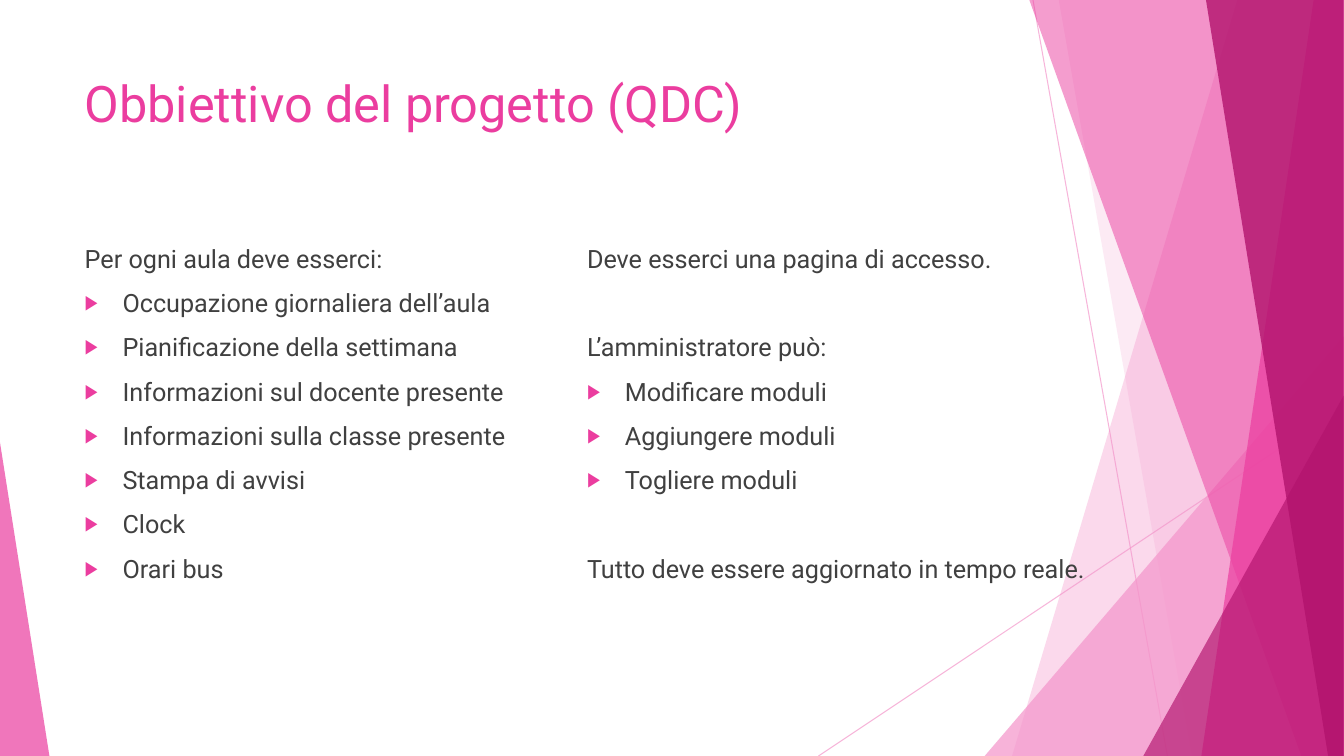
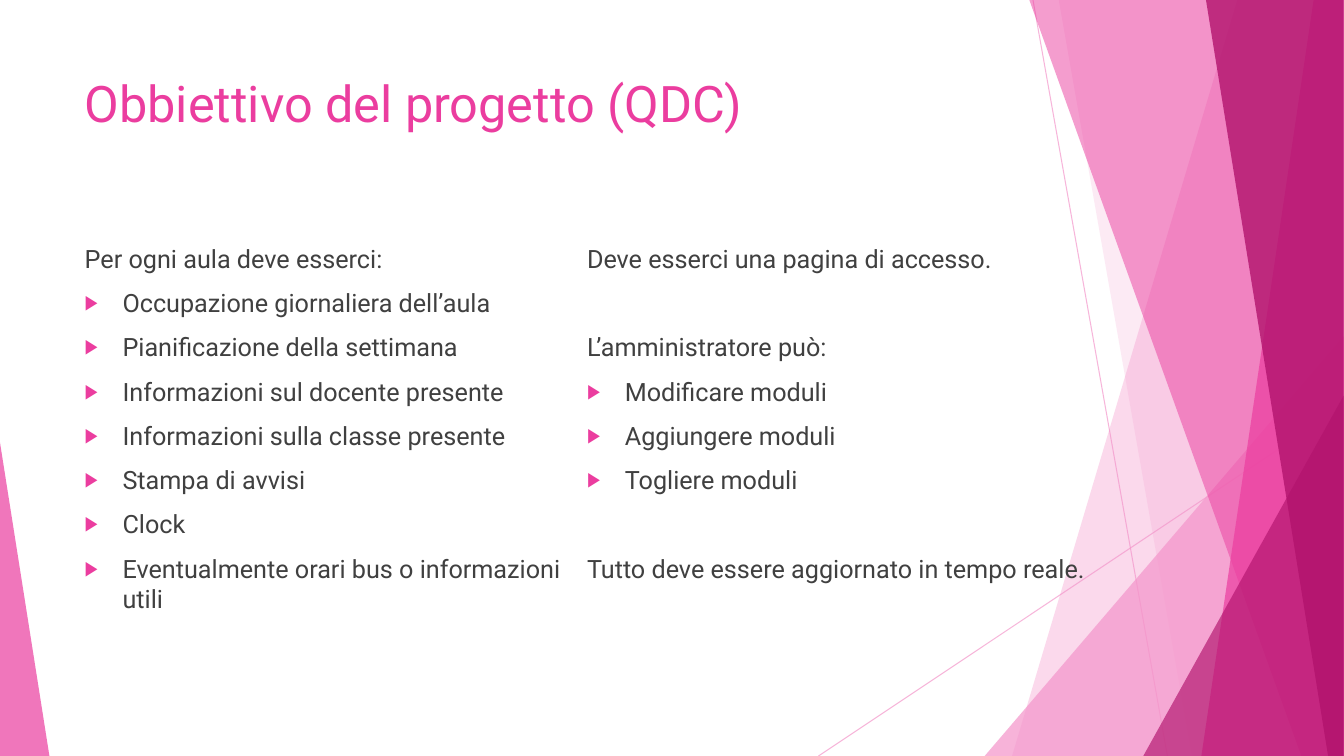
Before and after one commit to alessiax8/Info-Kiosk, a slide deck: slide 3 of Documenti/presentazione_info_kiosk.pptx. Drawn at 1344x756 pixels with LibreOffice and Linux fonts; fonts in the diff are those of the drawing. Boxes give left, top, right and bottom in pixels: in the first picture for what was removed or moved away, otherwise in the second. Text is boxed around its words. In the diff, an @@ line names an element or a change of style, - is before the commit and + after.

```diff
--- a/Documenti/presentazione_info_kiosk.pptx
+++ b/Documenti/presentazione_info_kiosk.pptx
@@ text at [123, 559, 560, 609]: text changed @@
-▶ Orari bus
+▶ Eventualmente orari bus o informazioni utili
```
Also in this commit, not shown: 1 other slide changed, 11 slides added, 1 slide removed.
